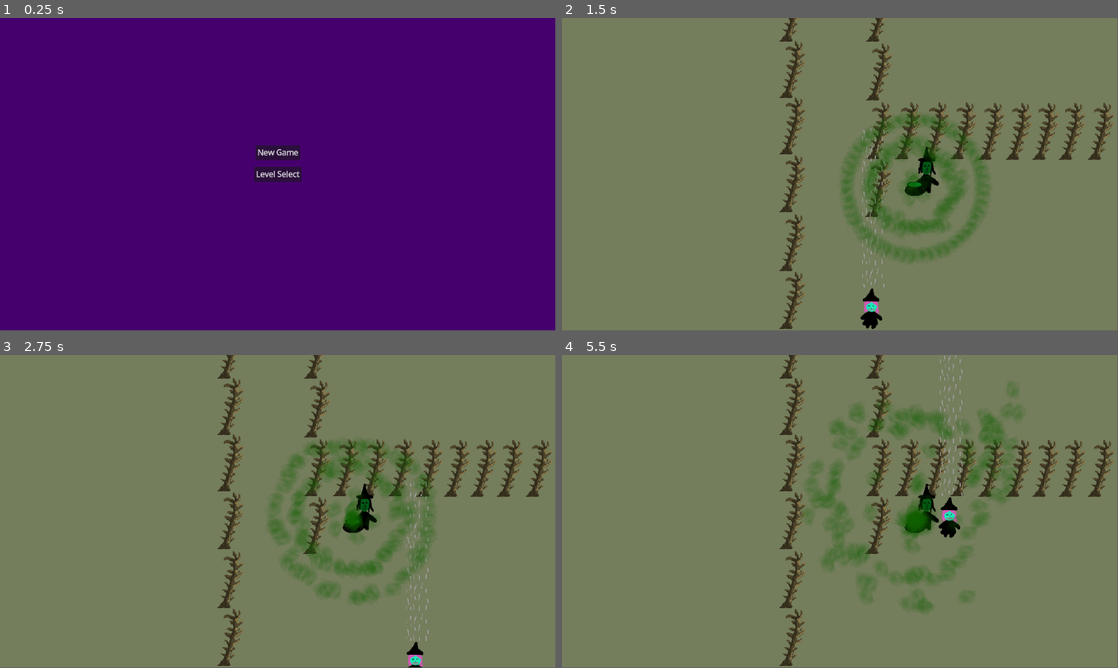
Above: before the commit, frames 1-4 (two rows, left to right).
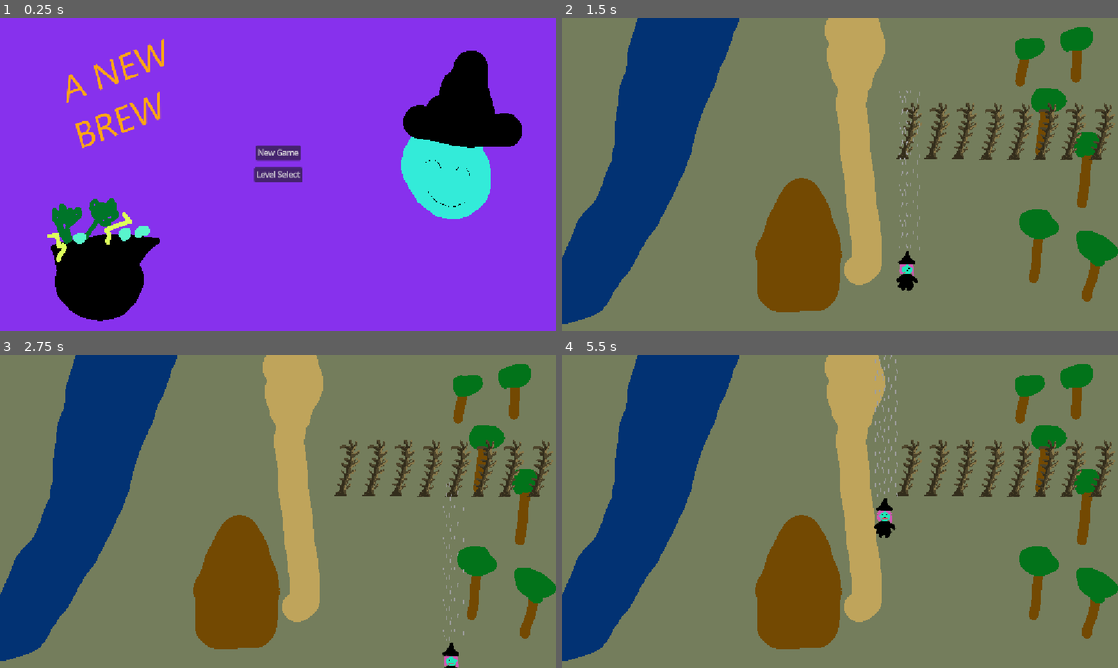
Above: after the commit, the same moments.

Repository: PeterMaidaRobot/Brewing-Game-Jam
Game: Godot game, scene res://scenes/levels/main_menu.tscn
Two runs of this game, one before a commit and one after it. Both use one fixed random seed, a clock stepped at 60 frames per second and the inputs below.
Inputs:
- Up to frame 1 (0.25 s): no input
- Up to frame 2 (1.5 s): click "New Game" at 0.5 s; tap Space (interact) at 1.25, 1.35 s; hold Right (move_right) from 1.28 s (still down)
- Up to frame 3 (2.75 s): release Right (move_right) at 2.03 s; hold Down (move_down) from 2.03 s (still down); tap Space (interact) at 2.1 s
- Up to frame 4 (5.5 s): release Down (move_down) at 2.78 s; hold Right (move_right) 2.78-3.53 s; tap Space (interact) every 0.75 s from 2.85 to 5.1 s; hold Up (move_up) 3.53-4.28 s; hold Left (move_left) from 4.28 s (still down)
In our replay, the window is 799x449 before the commit and 800x450 after it. These sizes can differ from the game's own. Grey fills any space a smaller window leaves; there, only what the larger window draws over its background counts as a difference.

The runs differ from the first frame. In frame 1, 100% of the frame differs, in the area x 0-100%, y 0-100%; in frame 2, 34%; in frame 3, 34%; in frame 4, 35%.

Commit message:
Added veryyyy basic and bad placeholder art for all of the needed scenes/text

Diff:
--- a/project.godot
+++ b/project.godot
@@ -19,6 +19,12 @@
 [debug]
 
 gdscript/warnings/untyped_declaration=1
+
+[display]
+
+window/size/window_width_override=1920
+window/size/window_height_override=1080
+window/stretch/mode="canvas_items"
 
 [gui]
 
--- a/scenes/cauldron.tscn
+++ b/scenes/cauldron.tscn
@@ -39,7 +39,6 @@
 
 [node name="AnimatedSprite2D" type="AnimatedSprite2D" parent="." unique_id=557946684]
 position = Vector2(-1.9073486e-06, -1.9073486e-06)
-scale = Vector2(0.987, 0.987)
 sprite_frames = SubResource("SpriteFrames_0t22i")
 animation = &"bubbling"
 
--- a/scenes/levels/cutscene.tscn
+++ b/scenes/levels/cutscene.tscn
@@ -1,6 +1,7 @@
 [gd_scene format=3 uid="uid://dp6pvqmq10wng"]
 
 [ext_resource type="Script" uid="uid://4el7whl1apg8" path="res://scenes/levels/cutscene.gd" id="1_ueq62"]
+[ext_resource type="Texture2D" uid="uid://c4bkn80d6gya4" path="res://art/cutscene/cutscene.png" id="2_d65mg"]
 
 [node name="Cutscene" type="CanvasLayer" unique_id=3954383]
 script = ExtResource("1_ueq62")
@@ -13,23 +14,22 @@
 grow_vertical = 2
 color = Color(0.5019608, 0.7607843, 0.80784315, 1)
 
-[node name="Label" type="Label" parent="." unique_id=268705039]
-offset_left = 436.0
-offset_top = 219.0
-offset_right = 476.0
-offset_bottom = 242.0
-text = "This is the intro cutscene placeholder"
+[node name="Sprite2D" type="Sprite2D" parent="." unique_id=1007854266]
+position = Vector2(576, 324)
+texture = ExtResource("2_d65mg")
 
-[node name="Label2" type="Label" parent="." unique_id=1913046928]
-offset_left = 498.0
-offset_top = 436.0
-offset_right = 681.0
-offset_bottom = 459.0
+[node name="ContinueLabel" type="Label" parent="." unique_id=1913046928]
+offset_left = 943.0
+offset_top = 606.0
+offset_right = 1126.0
+offset_bottom = 629.0
+theme_override_colors/font_color = Color(0, 0, 0, 1)
 text = "Press space to continue"
 
-[node name="Label3" type="Label" parent="." unique_id=676188685]
-offset_left = 511.0
-offset_top = 478.0
-offset_right = 668.0
-offset_bottom = 501.0
-text = "Press space to begin"
+[node name="SpaceLabel" type="Label" parent="." unique_id=676188685]
+offset_left = 963.0
+offset_top = 575.0
+offset_right = 1120.0
+offset_bottom = 598.0
+theme_override_colors/font_color = Color(0.072842635, 0.072842635, 0.072842635, 1)
+text = "SPACE"
--- a/scenes/levels/finale.tscn
+++ b/scenes/levels/finale.tscn
@@ -1,31 +1,16 @@
 [gd_scene format=3 uid="uid://dugi43jh0bihq"]
 
 [ext_resource type="PackedScene" uid="uid://bi6trsfuwy02x" path="res://scenes/log.tscn" id="1_px1bc"]
-[ext_resource type="PackedScene" uid="uid://bh7itprriigm0" path="res://scenes/goal.tscn" id="2_s3mk5"]
 [ext_resource type="PackedScene" uid="uid://d0mfjusp8jcmh" path="res://scenes/player.tscn" id="3_jn05g"]
-[ext_resource type="PackedScene" uid="uid://cd5wqgh1joffo" path="res://scenes/witch.tscn" id="4_52an8"]
+[ext_resource type="Texture2D" uid="uid://bi5n3t5qi4eb8" path="res://art/finale.png" id="5_5faj0"]
 
 [node name="Finale" type="Node" unique_id=1227287629]
 
-[node name="Background" type="ColorRect" parent="." unique_id=1423555614]
-anchors_preset = 15
-anchor_right = 1.0
-anchor_bottom = 1.0
-grow_horizontal = 2
-grow_vertical = 2
-color = Color(0.45314705, 0.48958445, 0.3594718, 1)
-metadata/_edit_use_anchors_ = true
+[node name="Sprite2D" type="Sprite2D" parent="." unique_id=1219579802]
+position = Vector2(576, 324)
+texture = ExtResource("5_5faj0")
 
 [node name="Logs" type="Node" parent="." unique_id=555660002]
-
-[node name="Log" parent="Logs" unique_id=1126208388 instance=ExtResource("1_px1bc")]
-position = Vector2(478, 344)
-
-[node name="Log4" parent="Logs" unique_id=472829327 instance=ExtResource("1_px1bc")]
-position = Vector2(478, 224)
-
-[node name="Log5" parent="Logs" unique_id=1835688536 instance=ExtResource("1_px1bc")]
-position = Vector2(478, 107)
 
 [node name="Log6" parent="Logs" unique_id=73074057 instance=ExtResource("1_px1bc")]
 position = Vector2(478, -10)
@@ -33,52 +18,8 @@
 [node name="Log7" parent="Logs" unique_id=1390148376 instance=ExtResource("1_px1bc")]
 position = Vector2(658, -10)
 
-[node name="Log8" parent="Logs" unique_id=472713907 instance=ExtResource("1_px1bc")]
-position = Vector2(658, 112)
-
-[node name="Log9" parent="Logs" unique_id=174528876 instance=ExtResource("1_px1bc")]
-position = Vector2(658, 234)
-
-[node name="Log10" parent="Logs" unique_id=817937494 instance=ExtResource("1_px1bc")]
-position = Vector2(656, 354)
-
-[node name="Log11" parent="Logs" unique_id=1471246028 instance=ExtResource("1_px1bc")]
-position = Vector2(776, 234)
-
-[node name="Log16" parent="Logs" unique_id=597743903 instance=ExtResource("1_px1bc")]
-position = Vector2(718, 234)
-
-[node name="Log12" parent="Logs" unique_id=270239564 instance=ExtResource("1_px1bc")]
-position = Vector2(833, 234)
-
-[node name="Log13" parent="Logs" unique_id=314534203 instance=ExtResource("1_px1bc")]
-position = Vector2(891, 235)
-
 [node name="Log14" parent="Logs" unique_id=1121501817 instance=ExtResource("1_px1bc")]
 position = Vector2(948, 235)
 
-[node name="Log15" parent="Logs" unique_id=1106252881 instance=ExtResource("1_px1bc")]
-position = Vector2(1003, 235)
-
-[node name="Log17" parent="Logs" unique_id=928272355 instance=ExtResource("1_px1bc")]
-position = Vector2(1058, 235)
-
-[node name="Log18" parent="Logs" unique_id=558748084 instance=ExtResource("1_px1bc")]
-position = Vector2(1118, 235)
-
-[node name="Log2" parent="Logs" unique_id=53930880 instance=ExtResource("1_px1bc")]
-position = Vector2(478, 466)
-
-[node name="Log3" parent="Logs" unique_id=1780775608 instance=ExtResource("1_px1bc")]
-position = Vector2(478, 586)
-
-[node name="Goal" parent="." unique_id=573352576 instance=ExtResource("2_s3mk5")]
-position = Vector2(569.00006, 29)
-scale = Vector2(5.8819265, 2.8393373)
-next_level_num = -1
-
 [node name="Player" parent="." unique_id=1573098926 instance=ExtResource("3_jn05g")]
 position = Vector2(565, 614)
-
-[node name="Witch" parent="." unique_id=2028683889 instance=ExtResource("4_52an8")]
-position = Vector2(760, 332)
--- a/scenes/levels/intro.tscn
+++ b/scenes/levels/intro.tscn
@@ -1,47 +1,17 @@
 [gd_scene format=3 uid="uid://bdalp5snugc8y"]
 
+[ext_resource type="Texture2D" uid="uid://cqnhoj66usy3k" path="res://art/intro.png" id="1_egpjd"]
 [ext_resource type="PackedScene" uid="uid://bi6trsfuwy02x" path="res://scenes/log.tscn" id="1_p8wlm"]
 [ext_resource type="PackedScene" uid="uid://bh7itprriigm0" path="res://scenes/goal.tscn" id="2_7i1al"]
 [ext_resource type="PackedScene" uid="uid://d0mfjusp8jcmh" path="res://scenes/player.tscn" id="3_tndkc"]
-[ext_resource type="PackedScene" uid="uid://cd5wqgh1joffo" path="res://scenes/witch.tscn" id="4_apjht"]
-[ext_resource type="PackedScene" uid="uid://dsiq3lr1rgl53" path="res://scenes/cauldron.tscn" id="6_g036g"]
 
 [node name="Intro" type="Node" unique_id=1785083420]
 
-[node name="Background" type="ColorRect" parent="." unique_id=1854386684]
-anchors_preset = 15
-anchor_right = 1.0
-anchor_bottom = 1.0
-grow_horizontal = 2
-grow_vertical = 2
-color = Color(0.45314705, 0.48958445, 0.3594718, 1)
-metadata/_edit_use_anchors_ = true
+[node name="Background" type="Sprite2D" parent="." unique_id=1122897117]
+position = Vector2(576, 324)
+texture = ExtResource("1_egpjd")
 
 [node name="Logs" type="Node" parent="." unique_id=198295894]
-
-[node name="Log" parent="Logs" unique_id=1126208388 instance=ExtResource("1_p8wlm")]
-position = Vector2(478, 344)
-
-[node name="Log4" parent="Logs" unique_id=1437152269 instance=ExtResource("1_p8wlm")]
-position = Vector2(478, 224)
-
-[node name="Log5" parent="Logs" unique_id=709757915 instance=ExtResource("1_p8wlm")]
-position = Vector2(478, 107)
-
-[node name="Log6" parent="Logs" unique_id=1334341444 instance=ExtResource("1_p8wlm")]
-position = Vector2(478, -10)
-
-[node name="Log7" parent="Logs" unique_id=580354415 instance=ExtResource("1_p8wlm")]
-position = Vector2(658, -10)
-
-[node name="Log8" parent="Logs" unique_id=906825718 instance=ExtResource("1_p8wlm")]
-position = Vector2(658, 112)
-
-[node name="Log9" parent="Logs" unique_id=2112627924 instance=ExtResource("1_p8wlm")]
-position = Vector2(658, 234)
-
-[node name="Log10" parent="Logs" unique_id=660373977 instance=ExtResource("1_p8wlm")]
-position = Vector2(656, 354)
 
 [node name="Log11" parent="Logs" unique_id=1455937461 instance=ExtResource("1_p8wlm")]
 position = Vector2(776, 234)
@@ -67,22 +37,10 @@
 [node name="Log18" parent="Logs" unique_id=1383238666 instance=ExtResource("1_p8wlm")]
 position = Vector2(1118, 235)
 
-[node name="Log2" parent="Logs" unique_id=1386621824 instance=ExtResource("1_p8wlm")]
-position = Vector2(478, 466)
-
-[node name="Log3" parent="Logs" unique_id=1269313140 instance=ExtResource("1_p8wlm")]
-position = Vector2(478, 586)
-
 [node name="Goal" parent="." unique_id=573352576 instance=ExtResource("2_7i1al")]
 position = Vector2(569.00006, 29)
 scale = Vector2(5.8819265, 2.8393373)
 next_level_num = 1
 
 [node name="Player" parent="." unique_id=1573098926 instance=ExtResource("3_tndkc")]
-position = Vector2(565, 614)
-
-[node name="Witch" parent="." unique_id=2028683889 instance=ExtResource("4_apjht")]
-position = Vector2(760, 332)
-
-[node name="Cauldron" parent="." unique_id=1046902203 instance=ExtResource("6_g036g")]
-position = Vector2(732, 352)
+position = Vector2(638, 535)
--- a/scenes/levels/level_2.tscn
+++ b/scenes/levels/level_2.tscn
@@ -78,7 +78,7 @@
 [node name="Goal" parent="." unique_id=573352576 instance=ExtResource("2_8qukl")]
 position = Vector2(569.00006, 29)
 scale = Vector2(5.8819265, 2.8393373)
-next_level_num = 2
+next_level_num = 99
 
 [node name="Player" parent="." unique_id=1573098926 instance=ExtResource("3_3p04p")]
 position = Vector2(565, 614)
--- a/scenes/levels/main_menu.tscn
+++ b/scenes/levels/main_menu.tscn
@@ -1,6 +1,7 @@
 [gd_scene format=3 uid="uid://cgyxwddg7j6rc"]
 
 [ext_resource type="Script" uid="uid://cjt80c570klo7" path="res://scenes/levels/main_menu.gd" id="1_fsby3"]
+[ext_resource type="Texture2D" uid="uid://ldqph2c5xwxw" path="res://art/main_menu.png" id="2_leamy"]
 
 [node name="MainMenu" type="CanvasLayer" unique_id=572550495]
 script = ExtResource("1_fsby3")
@@ -13,14 +14,9 @@
 grow_horizontal = 2
 grow_vertical = 2
 
-[node name="ColorRect" type="ColorRect" parent="MenuScreen" unique_id=1309205495]
-layout_mode = 1
-anchors_preset = 15
-anchor_right = 1.0
-anchor_bottom = 1.0
-grow_horizontal = 2
-grow_vertical = 2
-color = Color(0.27058825, 0, 0.42745098, 1)
+[node name="Background" type="Sprite2D" parent="MenuScreen" unique_id=1953041950]
+position = Vector2(576, 324)
+texture = ExtResource("2_leamy")
 
 [node name="NewGameButton" type="Button" parent="MenuScreen" unique_id=531183831]
 layout_mode = 1
Binary file added: art/cutscene/cutscene.png
Not shown, added: art/cutscene/cutscene.png.import
Binary file added: art/finale.png
Not shown, added: art/finale.png.import
Binary file added: art/intro.png
Not shown, added: art/intro.png.import
Binary file added: art/main_menu.png
Not shown, added: art/main_menu.png.import
Not shown, added: art/cutscene.kra
Not shown, added: art/finale.kra
Not shown, added: art/intro.kra
Not shown, added: art/main_menu.kra
